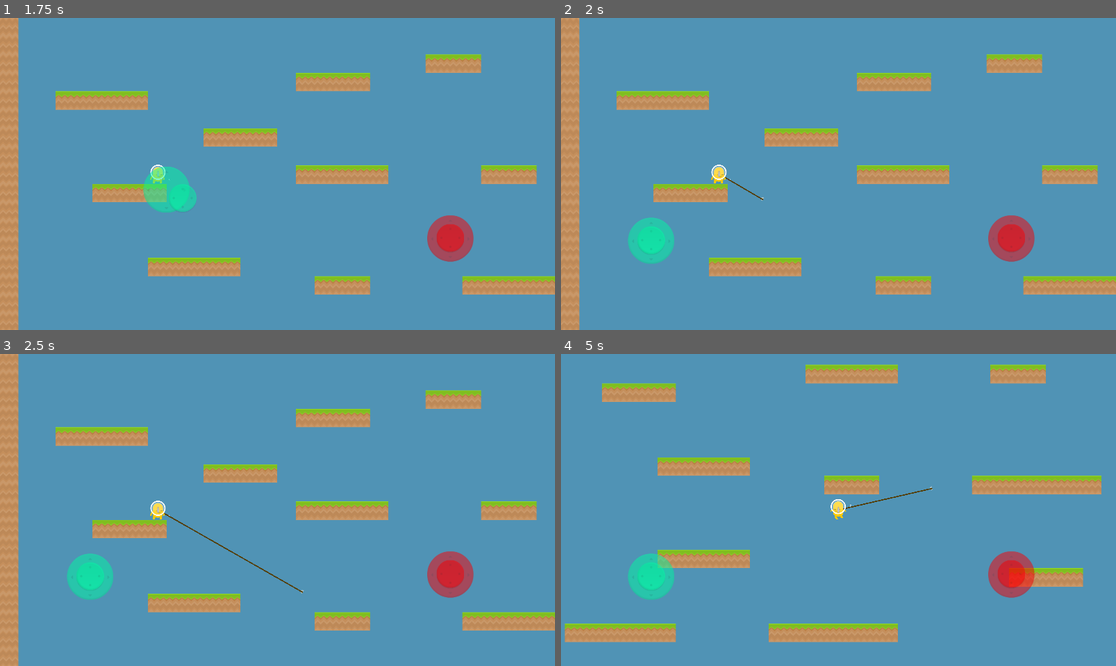
Above: before the commit, frames 1-4 (two rows, left to right).
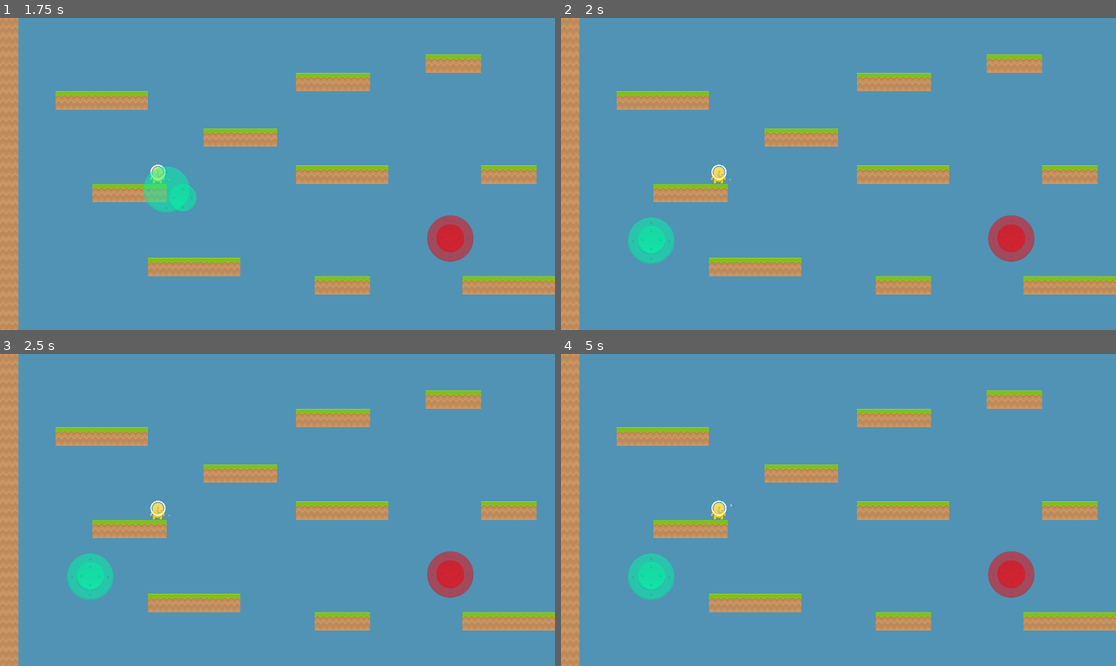
Above: after the commit, the same moments.

Repository: pekuja/rocket-tag-mobile
Game: Godot game, scene res://scenes/Main.tscn
The game is run twice, just before and just after one commit, with the same random seed, the same clock (stepped at 60 frames per second) and the same inputs.
Inputs (mouse positions are in pixels of both pictures, inside the frame that each line leads up to):
- Up to frame 1 (1.75 s): move the mouse to (399, 158) at 0.52 s; click (399, 158) at 0.67 s; drag from (166, 189) to (249, 236) at 1.27 s
- Up to frame 2 (2 s): no input
- Up to frame 3 (2.5 s): move the mouse to (333, 441) at 2.02 s; click (333, 441) at 2.17 s
- Up to frame 4 (5 s): drag from (810, 572) to (672, 463) at 2.77 s; move the mouse to (1005, 556) at 3.52 s; click (1005, 556) at 3.67 s; drag from (672, 463) to (755, 432) at 4.27 s

Frame 1 is identical in both runs. In frame 2, less than 0.1% of the frame differs, in the area x 29-37%, y 51-59%; in frame 3, 0.1%; in frame 4, 21%, in the area x 0-100%, y 0-100%.

Commit message:
Added syncing of grappling hook state across network, moved more authority to server
Instead of a couple of booleans, I'm now using an enum to track the hook's state so it can be sent over the network as a single variable.

As I've moved more authority to the server, in the current version it's not actually possible to use the hook or shoot projectiles without a server present. I tried simply changing the "call_remote" RPC's to "call_local" but that wan't sufficient. I will investigate this further later. Hopefully I don't have to make too much local-specific logic to make it work. The server being in charge is certainly not a bad thing for multiplayer purposes, but can be a bit cumbersome for testing.

Diff:
--- a/scenes/grappling_hook.gd
+++ b/scenes/grappling_hook.gd
@@ -1,4 +1,6 @@
 extends Node2D
+
+class_name GrapplingHook
 
 var player : CharacterBody2D
 var velocity : Vector2
@@ -8,8 +10,9 @@
 @onready var rope : Line2D = $Rope
 @onready var hook : Sprite2D = $HookSprite
 
-var is_hooked = false
-var is_reeling = false
+enum State { Inactive, Flying, Reeling, Hooked }
+
+var state : State = State.Flying
 
 const MAXIMUM_LENGTH = 2000
 const REELING_SPEED = 2000
@@ -21,8 +24,8 @@
 func _physics_process(delta: float) -> void:
 	var new_position = self.global_position
 
-	if not is_hooked:
-		if is_reeling:
+	if not state == State.Hooked:
+		if state == State.Reeling:
 			var direction = (player.global_position - self.position).normalized()
 			new_position = self.global_position + direction * REELING_SPEED * delta
 		else:
@@ -35,19 +38,19 @@
 
 		if result:
 			self.global_position = result.position
-			is_hooked = true
+			state = State.Hooked
 			hook.rotation = Vector2(0, 1).angle_to(result.normal)
 		else:
 			self.global_position = new_position
 
 			var length = (player.global_position - self.global_position).length()
 
-			if is_reeling:
+			if state == State.Reeling:
 				if length < REELING_SPEED * delta:
 					queue_free()
 					hook_detached.emit()
 					return
 			elif length > MAXIMUM_LENGTH:
-				is_reeling = true
+				state = State.Reeling
 
 	rope.points[1] = player.global_position - self.global_position
--- a/scenes/local_player.gd
+++ b/scenes/local_player.gd
@@ -35,45 +35,17 @@
 		var direction = shootInput.joystick_position
 		if direction.length() > SHOOT_THRESHOLD:
 			direction = direction.normalized()
-			var projectile = projectileScene.instantiate()
-
-			projectile.velocity = direction * projectileSpeed
-			projectile.lifetime = 4.0
-
-			get_parent().add_child(projectile)
-
-			projectile.global_position = _projectile_spawn_point.global_position
-
-			projectile_shot.emit(projectile.global_position, direction, projectileSpeed)
+			projectile_shot.emit(_projectile_spawn_point.global_position, direction, projectileSpeed)
 
 	if moveInput.is_just_released:
-		on_hook_detached()
-
 		var direction = moveInput.joystick_position
 		if direction.length() > HOOK_THRESHOLD:
-			direction = direction.normalized()
-			var grapplingHook = grapplingHookScene.instantiate()
-
-			grapplingHook.player = character
-			grapplingHook.velocity = direction * grapplingHookSpeed# + character.velocity
-
-			get_parent().add_child(grapplingHook)
-
-			grapplingHook.global_position = character.global_position
-
-			character.hook = grapplingHook
-			character.hook.hook_detached.connect(on_hook_detached)
-
-			grapplinghook_shot.emit(character.hook.global_position, direction, grapplingHookSpeed)
+			grapplinghook_shot.emit(character.global_position, direction, grapplingHookSpeed)
+		else:
+			grapplinghook_detach.emit()
 
 	if moveInput.is_pressed:
 		var target_rotation = Vector2(0, -1).angle_to(moveInput.joystick_position)
 		_arrow.rotation = target_rotation
 	if shootInput.is_pressed and shootInput.joystick_position.length() > SHOOT_THRESHOLD:
 		_sprite_gun.global_rotation = Vector2(0, -1).angle_to(shootInput.joystick_position)
-
-func on_hook_detached():
-	if character.hook:
-		character.hook.queue_free()
-		grapplinghook_detach.emit()
-		character.hook = null
--- a/scenes/main.gd
+++ b/scenes/main.gd
@@ -27,25 +27,8 @@
 		scene = ResourceLoader.load("res://scenes/Server.tscn")
 		add_child(scene.instantiate())
 
-		# const KEY_FILE = "rocket.key"
-		# const CERT_FILE = "rocket.crt"
-
-		#var key : CryptoKey
-		#
-		#if not FileAccess.file_exists(KEY_FILE):
-			#print("Generating crypto key in ", KEY_FILE, " and cert in ", CERT_FILE)
-			#var crypto = Crypto.new()
-			#key = crypto.generate_rsa(4096)
-			#cert = crypto.generate_self_signed_certificate(key, "CN=pekuja.com,O=Pekka Kujansuu,C=FI")
-			#key.save(KEY_FILE)
-			#cert.save(CERT_FILE)
-		#else:
-			#key = CryptoKey.new()
-			#key.load(KEY_FILE)
-
 		_peer.create_server(PORT, MAX_CONNECTIONS)
 
-		#_peer.create_server(PORT, "*", TLSOptions.server(key, cert))
 		multiplayer.multiplayer_peer = _peer
 	else:
 		scene = ResourceLoader.load("res://scenes/Client.tscn")
@@ -60,7 +43,6 @@
 		camera.local_player = _client_scene.local_player
 
 		_peer.create_client(SERVER_IP_ADDRESS, PORT)
-		#_peer.create_client("wss://" + SERVER_IP_ADDRESS + ":" + str(PORT), TLSOptions.client(cert))
 		multiplayer.multiplayer_peer = _peer
 
 	multiplayer.connected_to_server.connect(_on_connected_to_server)
@@ -106,7 +88,16 @@
 
 	for playerId in players:
 		var playerCharacter = players[playerId]
-		sync_player_position.rpc(playerId, playerCharacter.global_position, playerCharacter.velocity)
+		var hookState : GrapplingHook.State = GrapplingHook.State.Inactive
+		var hookPosition = Vector2(0,0)
+		var hookVelocity = Vector2(0,0)
+		if playerCharacter.hook:
+			hookState = playerCharacter.hook.state
+			hookPosition = playerCharacter.hook.position
+			hookVelocity = playerCharacter.hook.velocity
+		sync_player_state.rpc(
+			playerId, playerCharacter.global_position, playerCharacter.velocity,
+			hookState, hookPosition, hookVelocity)
 
 func _on_projectile_shot(position, direction, speed):
 	if is_multiplayer():
@@ -131,38 +122,67 @@
 
 	add_child(projectile)
 
+func get_player_character(id):
+	if id == multiplayer.get_unique_id():
+		return _client_scene.local_player.character
+	else:
+		return players[id]
+
+func create_hook(id):
+	if hooks.has(id):
+		return hooks[id]
+
+	var player = get_player_character(id)
+	var hook = grapplinghook_scene.instantiate()
+
+	hook.player = player
+	player.hook = hook
+
+	add_child(hook)
+
+	hooks[id] = hook
+
+	return hook
+
+func detach_hook(id):
+	if id == multiplayer.get_unique_id():
+		_client_scene.local_player.character.hook = null
+	elif players.has(id):
+		players[id].hook = null
+
+	if hooks.has(id):
+		hooks[id].queue_free()
+		hooks.erase(id)
+
 @rpc("any_peer", "call_remote")
-func sync_grapplinghook_shot(position, direction, speed):
+func sync_grapplinghook_shot(position : Vector2i, direction : Vector2, speed : float):
 	direction = direction.normalized()
-	var hook = grapplinghook_scene.instantiate()
+	var id = multiplayer.get_remote_sender_id()
+	var hook = create_hook(id)
+
+	hook.state = GrapplingHook.State.Flying
 
 	hook.global_position = position
 	hook.velocity = direction * speed
-	var id = multiplayer.get_remote_sender_id()
-	hook.player = players[id]
-	players[id].hook = hook
-
-	add_child(hook)
-
-	if hooks.has(id):
-		hooks[id].queue_free()
-
-	hooks[id] = hook
 
 @rpc("any_peer", "call_remote")
 func sync_grapplinghook_detach():
 	var id = multiplayer.get_remote_sender_id()
-
-	if hooks.has(id):
-		players[id].hook = null
-		hooks[id].queue_free()
-		hooks.erase(id)
+	detach_hook(id)
 
 @rpc("authority", "call_remote")
-func sync_player_position(id, position, velocity):
-	if players.has(id):
-		players[id].global_position = position
-		players[id].velocity = velocity
-	elif id == multiplayer.get_unique_id():
-		_client_scene.local_player.character.global_position = position
-		_client_scene.local_player.character.velocity = velocity
+func sync_player_state(id, position : Vector2i, velocity : Vector2,
+		hookState : GrapplingHook.State, hookPosition : Vector2i, hookVelocity : Vector2):
+	var player = get_player_character(id)
+
+	if player:
+		player.global_position = position
+		player.velocity = velocity
+
+	if hookState == GrapplingHook.State.Inactive:
+		detach_hook(id)
+	else:
+		var hook = create_hook(id)
+		hook.global_position = hookPosition
+		hook.velocity = hookVelocity
+		hook.state = hookState
--- a/scenes/player_character.gd
+++ b/scenes/player_character.gd
@@ -1,4 +1,6 @@
 extends CharacterBody2D
+
+class_name PlayerCharacter
 
 @onready var _animation_player = $AnimatedSprite2D
 
@@ -27,7 +29,7 @@
 	if is_on_floor():
 		velocity.x = move_toward(velocity.x, 0, DECELERATE * delta)
 
-	if hook and hook.is_hooked:
+	if hook and hook.state == GrapplingHook.State.Hooked:
 		#hacky magnitude
 		var direction = (hook.global_position - global_position).normalized()
 		var magnitude = minf((hook.global_position - global_position).length() * 5, 5000)
@@ -37,7 +39,7 @@
 
 	move_and_slide()
 
-func _process(delta: float) -> void:
+func _process(_delta: float) -> void:
 	if abs(velocity.x) > 0 and is_on_floor():
 		_animation_player.play("walk")
 	elif not is_on_floor():
